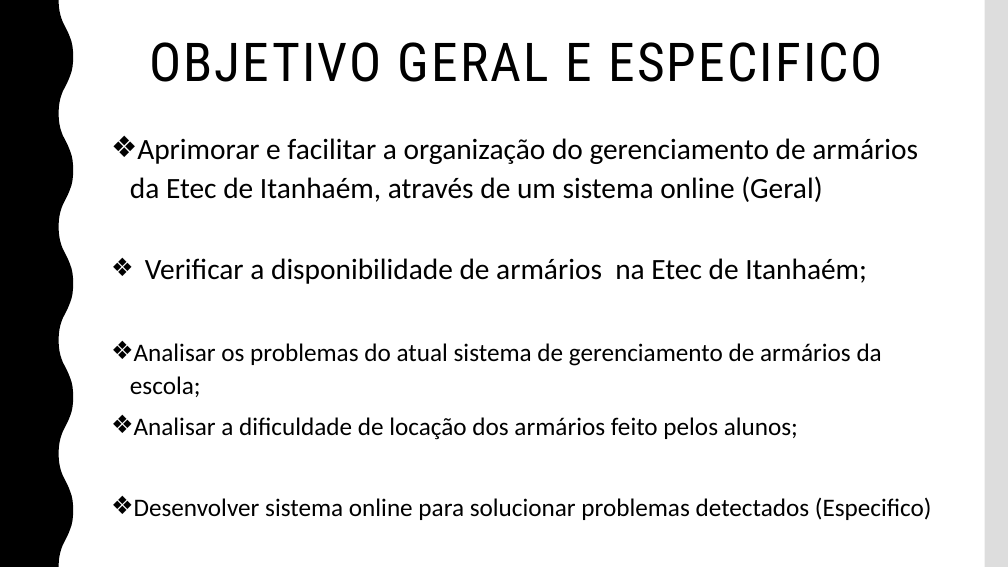
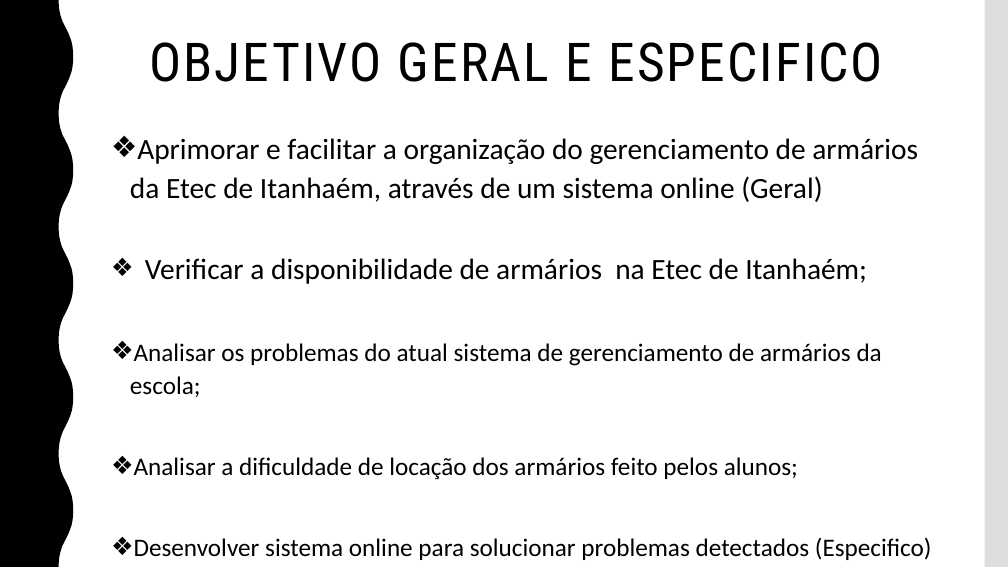
Before and after one commit to lucasdeaquino/TCC-armarios, a slide deck: slide 5 of Ricardo/2 Previaesse.pptx. Drawn at 1008x567 pixels with LibreOffice and Linux fonts; fonts in the diff are those of the drawing; background and template pictures are left out. Boxes give left, top, right and bottom in pixels: in the first picture for what was removed or moved away, otherwise in the second. Text is boxed around its words. In the diff, an @@ line names an element or a change of style, - is before the commit and + after.

```diff
--- a/Ricardo/2 Previaesse.pptx
+++ b/Ricardo/2 Previaesse.pptx
@@ text "Aprimorar e facilitar a organização ..." rewrapped from bbox=[130, 138, 932, 520] to bbox=[130, 138, 932, 560] @@
```
Also in this commit, not shown: 8 other slides changed, 6 slides added, 3 slides removed, 2 other files.
